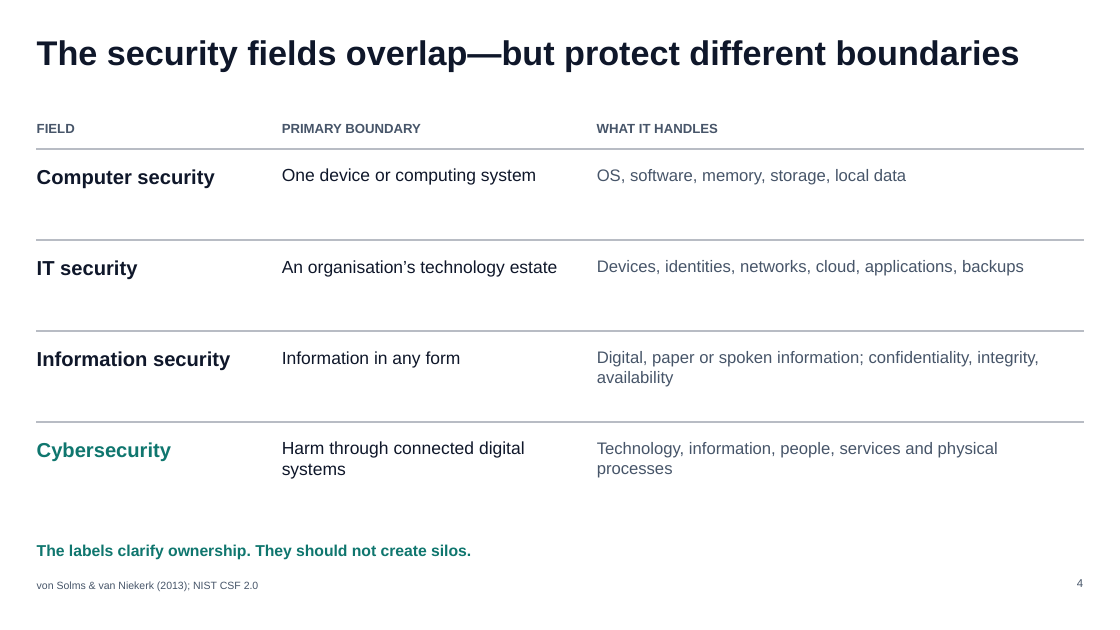
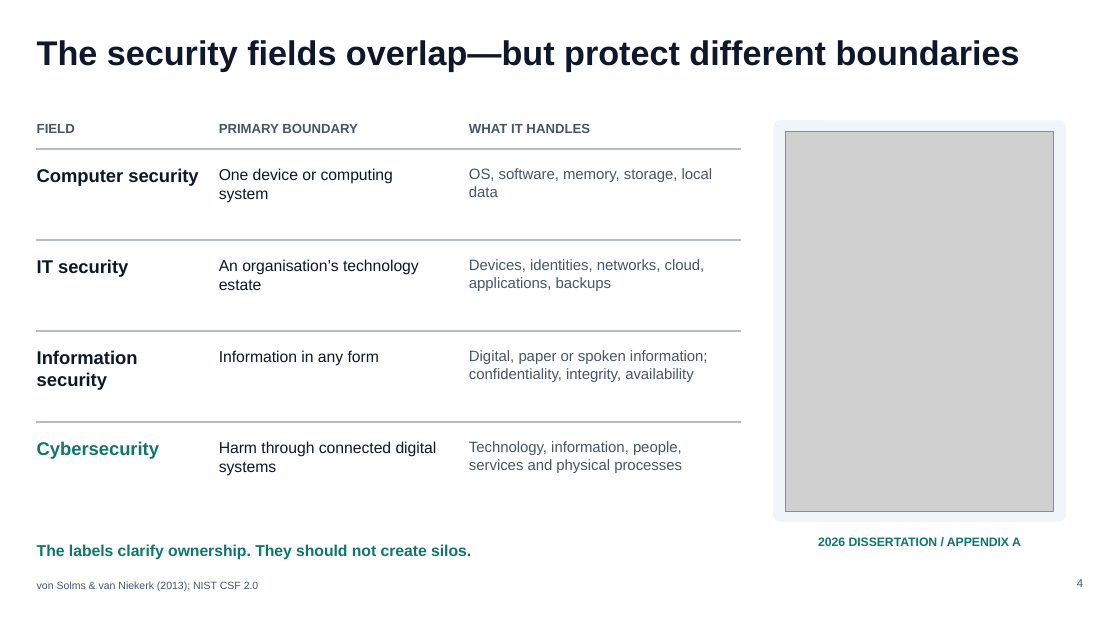
Before and after one commit to NathanBrownBennett/NathanBrown-Bennett, a slide deck: slide 4 of assets/documents/a-level-epq-presentation.pptx. Drawn at 1120x630 pixels with LibreOffice and Linux fonts; fonts in the diff are those of the drawing; grey boxes stand for pictures. Boxes give left, top, right and bottom in pixels: in the first picture for what was removed or moved away, otherwise in the second. Text is boxed around its words. In the diff, an @@ line names an element or a change of style, - is before the commit and + after.

```diff
--- a/assets/documents/a-level-epq-presentation.pptx
+++ b/assets/documents/a-level-epq-presentation.pptx
@@ rectangle: place and size @@
-rectangle at (37, 149, 1084, 150)
+rectangle at (37, 149, 741, 150)
@@ text "PRIMARY BOUNDARY": place and size @@
-text "PRIMARY BOUNDARY" at (282, 124, 421, 133)
+text "PRIMARY BOUNDARY" at (219, 124, 358, 133)
@@ text "WHAT IT HANDLES": place and size @@
-text "WHAT IT HANDLES" at (597, 124, 718, 133)
+text "WHAT IT HANDLES" at (469, 124, 590, 133)
@@ rounded rectangle added at (774, 121, 1066, 522), fill #F1F5F9, outline #F1F5F9 0.75 pt @@
@@ picture added at (786, 131, 1054, 511) @@
@@ text "One device or computing system": place and size @@
-text "One device or computing system" at (282, 168, 536, 185)
+text "One device or computing system" at (219, 168, 393, 203)
@@ text "OS, software, memory, storage, local ...": place and size @@
-text "OS, software, memory, storage, local ..." at (597, 169, 906, 185)
+text "OS, software, memory, storage, local ..." at (469, 168, 713, 197)
@@ rectangle: place and size @@
-rectangle at (37, 239, 1084, 240)
+rectangle at (37, 239, 741, 240)
@@ text "An organisation’s technology estate": place and size @@
-text "An organisation’s technology estate" at (282, 260, 558, 277)
+text "An organisation’s technology estate" at (219, 259, 419, 290)
@@ text "Devices, identities, networks, cloud, applications, ...": place and size @@
-text "Devices, identities, networks, cloud, applications, ..." at (597, 260, 1024, 276)
+text "Devices, identities, networks, cloud, applications, ..." at (469, 259, 705, 291)
@@ rectangle: place and size @@
-rectangle at (37, 331, 1084, 332)
+rectangle at (37, 331, 741, 332)
@@ text "Information in any form": place and size @@
-text "Information in any form" at (282, 351, 461, 368)
+text "Information in any form" at (219, 350, 379, 366)
@@ text "Digital, paper or spoken information; ...": place and size @@
-text "Digital, paper or spoken information; ..." at (597, 351, 1039, 387)
+text "Digital, paper or spoken information; ..." at (469, 350, 708, 382)
@@ size 17.2 to 15.8 pt in 4 elements at (37, 168, 198, 186), (37, 259, 128, 277), (37, 350, 138, 390), (37, 441, 159, 459) @@
@@ rectangle: place and size @@
-rectangle at (37, 422, 1084, 423)
+rectangle at (37, 422, 741, 423)
@@ size 15 to 13.5 pt in 4 elements at (219, 168, 393, 203), (219, 259, 419, 290), (219, 350, 379, 366), (219, 441, 437, 476) @@
@@ text "Harm through connected digital systems": place and size @@
-text "Harm through connected digital systems" at (282, 441, 525, 479)
+text "Harm through connected digital systems" at (219, 441, 437, 476)
@@ size 14.2 to 12.8 pt in 4 elements at (469, 168, 713, 197), (469, 259, 705, 291), (469, 350, 708, 382), (469, 441, 682, 473) @@
@@ text "Technology, information, people, services and ...": place and size @@
-text "Technology, information, people, services and ..." at (597, 442, 998, 478)
+text "Technology, information, people, services and ..." at (469, 441, 682, 473)
@@ text added at (818, 537, 1021, 546), 10.5 pt, text #0F766E, bold @@
+2026 DISSERTATION / APPENDIX A
```
Also in this commit, not shown: 3 other slides changed, 1 slide added, 1 slide removed, 2 other files.
